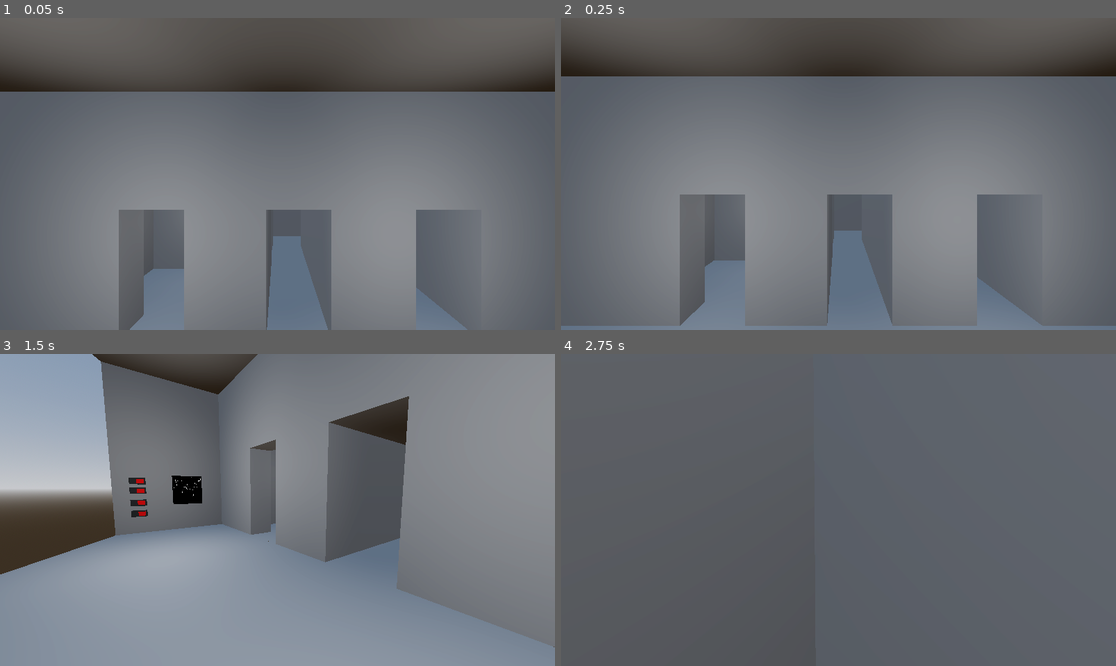
Above: before the commit, frames 1-4 (two rows, left to right).
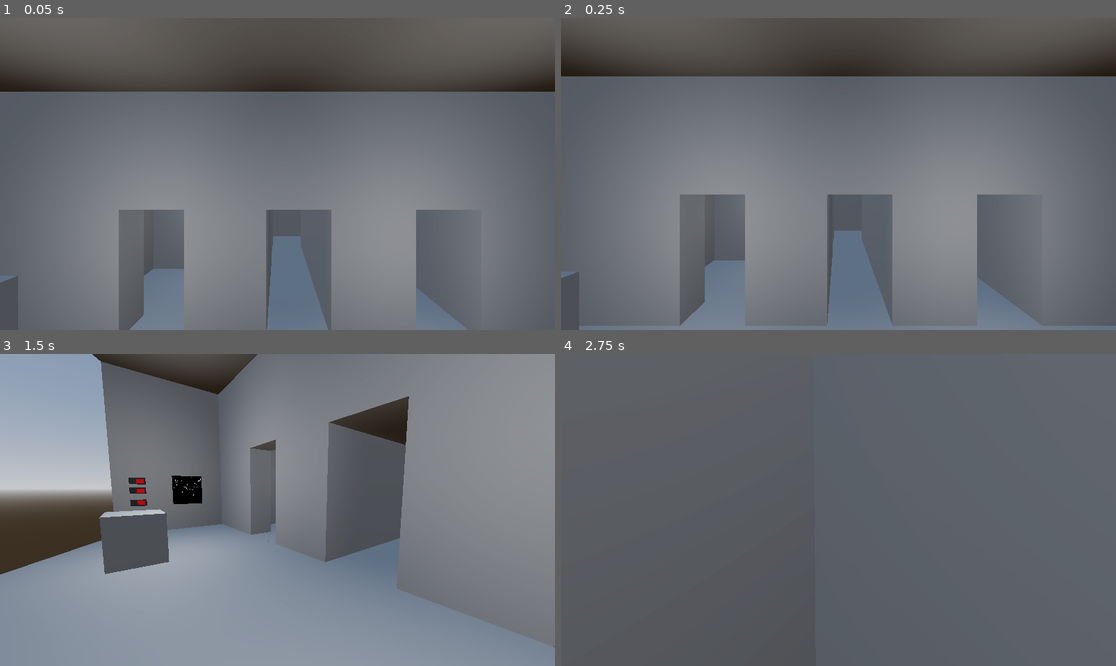
Above: after the commit, the same moments.

Repository: vanjac/short-fuse
Game: Godot game, scene res://Scenes/MainScene.tscn
Two runs of this game, one before a commit and one after it. Both use one fixed random seed, a clock stepped at 60 frames per second and the inputs below. Before the commit the project starts from res://MainScene.tscn.
Inputs (mouse positions are in pixels of both pictures, inside the frame that each line leads up to):
- Up to frame 1 (0.05 s): no input
- Up to frame 2 (0.25 s): no input
- Up to frame 3 (1.5 s): move the mouse to (399, 494) at 0.52 s; press the mouse at (399, 494) at 0.53 s; hold D (right) 0.53-1.28 s; move the mouse to (249, 510) at 1.27 s; release the mouse at (249, 510) at 1.28 s; hold W (forward) from 1.28 s (still down); tap Ctrl (sprint) at 1.35 s
- Up to frame 4 (2.75 s): keep holding W (forward); click (810, 510) at 1.55 s; move the mouse to (849, 503) at 2.02 s; press the mouse at (849, 503) at 2.03 s

The runs differ from the first frame. In frame 1, less than 0.1% of the frame differs, in the area x 0-4%, y 82-85%; in frame 2, less than 0.1%; in frame 3, 1.9%, in the area x 17-31%, y 49-71%; in frame 4, nothing differs.

Commit message:
changed project structure (folders!)

Diff:
--- /dev/null
+++ b/Scenes/CompanionCube.tscn
@@ -0,0 +1,24 @@
+[gd_scene load_steps=5 format=3 uid="uid://dqioq10404hgp"]
+
+[ext_resource type="Script" path="res://Scripts/CompanionCube.gd" id="1_6sitt"]
+[ext_resource type="Script" path="res://Scripts/Grabbable.gd" id="2_3doa1"]
+
+[sub_resource type="BoxShape3D" id="BoxShape3D_xx6we"]
+
+[sub_resource type="BoxMesh" id="BoxMesh_0blec"]
+
+[node name="CompanionCube" type="Node3D"]
+script = ExtResource("1_6sitt")
+
+[node name="RigidBody3D" type="RigidBody3D" parent="."]
+collision_layer = 2
+script = ExtResource("2_3doa1")
+
+[node name="CollisionShape3D" type="CollisionShape3D" parent="RigidBody3D"]
+shape = SubResource("BoxShape3D_xx6we")
+
+[node name="MeshInstance3D" type="MeshInstance3D" parent="RigidBody3D"]
+mesh = SubResource("BoxMesh_0blec")
+skeleton = NodePath("../..")
+
+[connection signal="grabbed" from="RigidBody3D" to="." method="_on_rigid_body_3d_grabbed"]
--- a/MainScene.tscn
+++ b/Scenes/MainScene.tscn
@@ -1,10 +1,11 @@
-[gd_scene load_steps=9 format=3 uid="uid://bxnxv3kb5u84q"]
+[gd_scene load_steps=10 format=3 uid="uid://taf7dddopcu3"]
 
-[ext_resource type="PackedScene" uid="uid://cxtmq350n1c0u" path="res://Player.tscn" id="1_2o316"]
-[ext_resource type="PackedScene" uid="uid://bck8knxx8mnmc" path="res://Ship.tscn" id="2_ho3oj"]
-[ext_resource type="PackedScene" uid="uid://bgjmn0qhjt1q8" path="res://SwitchPanel.tscn" id="3_ci5ad"]
-[ext_resource type="PackedScene" uid="uid://7526mvoacvj4" path="res://HUD.tscn" id="4_5oehx"]
-[ext_resource type="PackedScene" uid="uid://cdttwhhjs0dai" path="res://ControlPanelDisplay.tscn" id="5_o2ocb"]
+[ext_resource type="PackedScene" uid="uid://20mm1noeypif" path="res://Scenes/Player.tscn" id="1_2o316"]
+[ext_resource type="PackedScene" path="res://Scenes/Ship.tscn" id="2_ho3oj"]
+[ext_resource type="PackedScene" path="res://Scenes/SwitchPanel.tscn" id="3_ci5ad"]
+[ext_resource type="PackedScene" uid="uid://7526mvoacvj4" path="res://Scenes/HUD.tscn" id="4_5oehx"]
+[ext_resource type="PackedScene" uid="uid://dqioq10404hgp" path="res://Scenes/CompanionCube.tscn" id="5_8aw00"]
+[ext_resource type="PackedScene" uid="uid://cdttwhhjs0dai" path="res://Scenes/ControlPanelDisplay.tscn" id="5_o2ocb"]
 
 [sub_resource type="ProceduralSkyMaterial" id="ProceduralSkyMaterial_5soes"]
 sky_horizon_color = Color(0.64625, 0.65575, 0.67075, 1)
@@ -40,3 +41,6 @@
 
 [node name="ControlPanelDisplay" parent="." instance=ExtResource("5_o2ocb")]
 transform = Transform3D(-4.37114e-08, 0, 1, 0, 1, 0, -1, 0, -4.37114e-08, -10.9868, 15.3089, -18.3779)
+
+[node name="CompanionCube" parent="." instance=ExtResource("5_8aw00")]
+transform = Transform3D(1, 0, 0, 0, 1, 0, 0, 0, 1, -8.06426, 16.0012, -16.681)
--- a/Player.tscn
+++ b/Scenes/Player.tscn
@@ -1,6 +1,6 @@
-[gd_scene load_steps=4 format=3 uid="uid://cxtmq350n1c0u"]
+[gd_scene load_steps=4 format=3 uid="uid://20mm1noeypif"]
 
-[ext_resource type="Script" path="res://Player.gd" id="1_dvqpf"]
+[ext_resource type="Script" path="res://Scripts/Player.gd" id="1_dvqpf"]
 
 [sub_resource type="CapsuleMesh" id="CapsuleMesh_cgvdj"]
 
@@ -9,6 +9,7 @@
 
 [node name="CharacterBody3D" type="CharacterBody3D"]
 transform = Transform3D(1, 0, 0, 0, 1, 0, 0, 0, 1, 0, 1, 0)
+collision_layer = 4
 script = ExtResource("1_dvqpf")
 sensitivity = 0.003
 sprint_multiplier = 2.0
@@ -26,3 +27,4 @@
 
 [node name="RayCast3D" type="RayCast3D" parent="Neck/Camera3D"]
 target_position = Vector3(0, 0, -2.5)
+collision_mask = 3
--- a/Ship.tscn
+++ b/Scenes/Ship.tscn
@@ -1,8 +1,8 @@
-[gd_scene load_steps=4 format=3 uid="uid://bck8knxx8mnmc"]
+[gd_scene load_steps=4 format=3]
 
-[ext_resource type="PackedScene" uid="uid://brstl0s2amqx5" path="res://ShipRooms.tscn" id="1_75j45"]
-[ext_resource type="PackedScene" uid="uid://d1eo6i6pvonfi" path="res://Reactor.tscn" id="2_4b0xy"]
-[ext_resource type="PackedScene" uid="uid://tgcrxmspve6g" path="res://Oxygen.tscn" id="3_gjl82"]
+[ext_resource type="PackedScene" uid="uid://brstl0s2amqx5" path="res://Scenes/ShipRooms.tscn" id="1_75j45"]
+[ext_resource type="PackedScene" uid="uid://d1eo6i6pvonfi" path="res://Scenes/Reactor.tscn" id="2_4b0xy"]
+[ext_resource type="PackedScene" uid="uid://tgcrxmspve6g" path="res://Scenes/Oxygen.tscn" id="3_gjl82"]
 
 [node name="Ship" type="CSGCombiner3D"]
 transform = Transform3D(1, 0, 0, 0, 1, 0, 0, 0, 1, -1.74773, 2.91088, -1.60419)
--- a/Switch.tscn
+++ b/Scenes/Switch.tscn
@@ -1,7 +1,7 @@
-[gd_scene load_steps=11 format=3 uid="uid://bdo1fj4xbrt1e"]
+[gd_scene load_steps=11 format=3 uid="uid://cmauvn00jkt7e"]
 
-[ext_resource type="Script" path="res://Switch.gd" id="1_wspr6"]
-[ext_resource type="Script" path="res://Usable.gd" id="2_4v2ad"]
+[ext_resource type="Script" path="res://Scripts/Switch.gd" id="1_wspr6"]
+[ext_resource type="Script" path="res://Scripts/Usable.gd" id="2_4v2ad"]
 
 [sub_resource type="BoxShape3D" id="BoxShape3D_6uj1f"]
 size = Vector3(0.452, 0.21, 0.05)
--- a/SwitchPanel.tscn
+++ b/Scenes/SwitchPanel.tscn
@@ -1,7 +1,7 @@
-[gd_scene load_steps=3 format=3 uid="uid://bgjmn0qhjt1q8"]
+[gd_scene load_steps=3 format=3]
 
-[ext_resource type="Script" path="res://SwitchController.gd" id="1_3ru2o"]
-[ext_resource type="PackedScene" uid="uid://bdo1fj4xbrt1e" path="res://Switch.tscn" id="2_45a31"]
+[ext_resource type="Script" path="res://Scripts/SwitchController.gd" id="1_3ru2o"]
+[ext_resource type="PackedScene" uid="uid://bdo1fj4xbrt1e" path="res://Scenes/Switch.tscn" id="2_45a31"]
 
 [node name="SwitchPanel" type="Node3D"]
 script = ExtResource("1_3ru2o")
--- /dev/null
+++ b/Scripts/CompanionCube.gd
@@ -0,0 +1,15 @@
+extends Node3D
+
+
+# Called when the node enters the scene tree for the first time.
+func _ready():
+	pass # Replace with function body.
+
+
+# Called every frame. 'delta' is the elapsed time since the previous frame.
+func _process(delta):
+	pass
+
+
+func _on_rigid_body_3d_grabbed():
+	print("clicked")
--- /dev/null
+++ b/Scripts/Grabbable.gd
@@ -0,0 +1,6 @@
+extends Node
+
+signal grabbed
+
+func _grab():
+	grabbed.emit()
--- a/Player.gd
+++ b/Scripts/Player.gd
@@ -6,6 +6,7 @@
 @export var sensitivity = 0.01
 @export var sprint_multiplier = 1.5
 var sprinting = false
+var grabbed_object = null
 
 # Get the gravity from the project settings to be synced with RigidBody nodes.
 var gravity = ProjectSettings.get_setting("physics/3d/default_gravity")
@@ -23,11 +24,21 @@
 	elif event.is_action_pressed("sprint"):
 		sprinting = true
 	elif event.is_action_pressed("use"):
-		ray.force_raycast_update()
-		if ray.is_colliding():
-			var collider = ray.get_collider()
-			if collider.has_method("_use"):
-				collider._use()
+		if grabbed_object != null: # if we are holding an object and click, set it down
+			grabbed_object = null
+		else:
+			ray.force_raycast_update()
+			if ray.is_colliding():
+				var collider = ray.get_collider()
+				if collider.has_method("_use"):
+					collider._use()
+				elif collider.has_method("_grab"):
+					grabbed_object = collider
+
+	if grabbed_object != null:
+		print("holding")
+
+
 	if Input.get_mouse_mode() == Input.MOUSE_MODE_CAPTURED:
 		if event is InputEventMouseMotion:
 			neck.rotate_y(-event.relative.x * sensitivity)
--- a/project.godot
+++ b/project.godot
@@ -11,9 +11,9 @@
 [application]
 
 config/name="short-fuse"
-run/main_scene="res://MainScene.tscn"
+run/main_scene="res://Scenes/MainScene.tscn"
 config/features=PackedStringArray("4.0", "Mobile")
-config/icon="res://icon.svg"
+config/icon="res://Textures/icon.svg"
 
 [input]
 
Renamed: HUD.tscn -> Scenes/HUD.tscn
Renamed: Oxygen.tscn -> Scenes/Oxygen.tscn
Renamed: Reactor.tscn -> Scenes/Reactor.tscn
Renamed: ShipRooms.tscn -> Scenes/ShipRooms.tscn
Renamed: Switch.gd -> Scripts/Switch.gd
Renamed: SwitchController.gd -> Scripts/SwitchController.gd
Renamed: Usable.gd -> Scripts/Usable.gd
